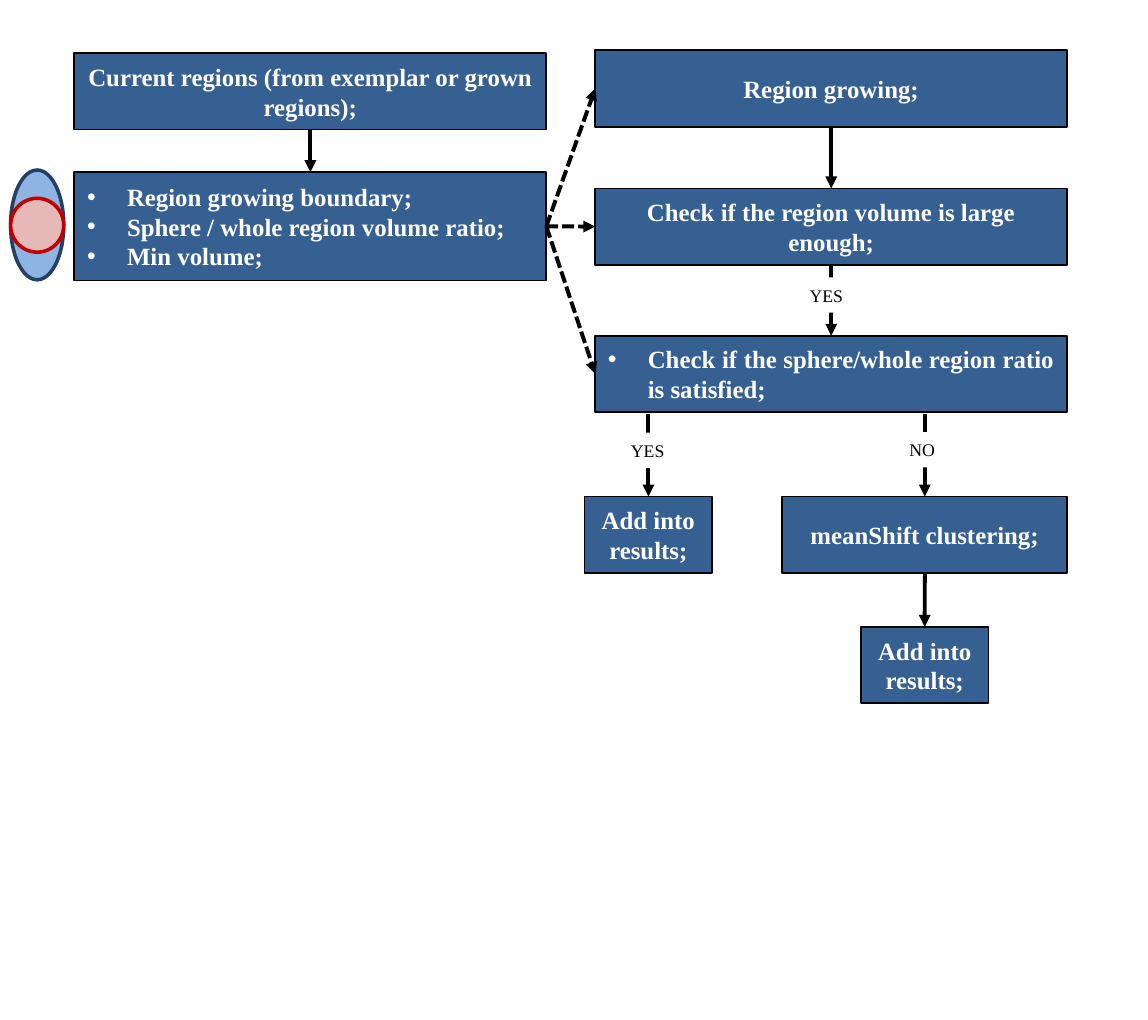
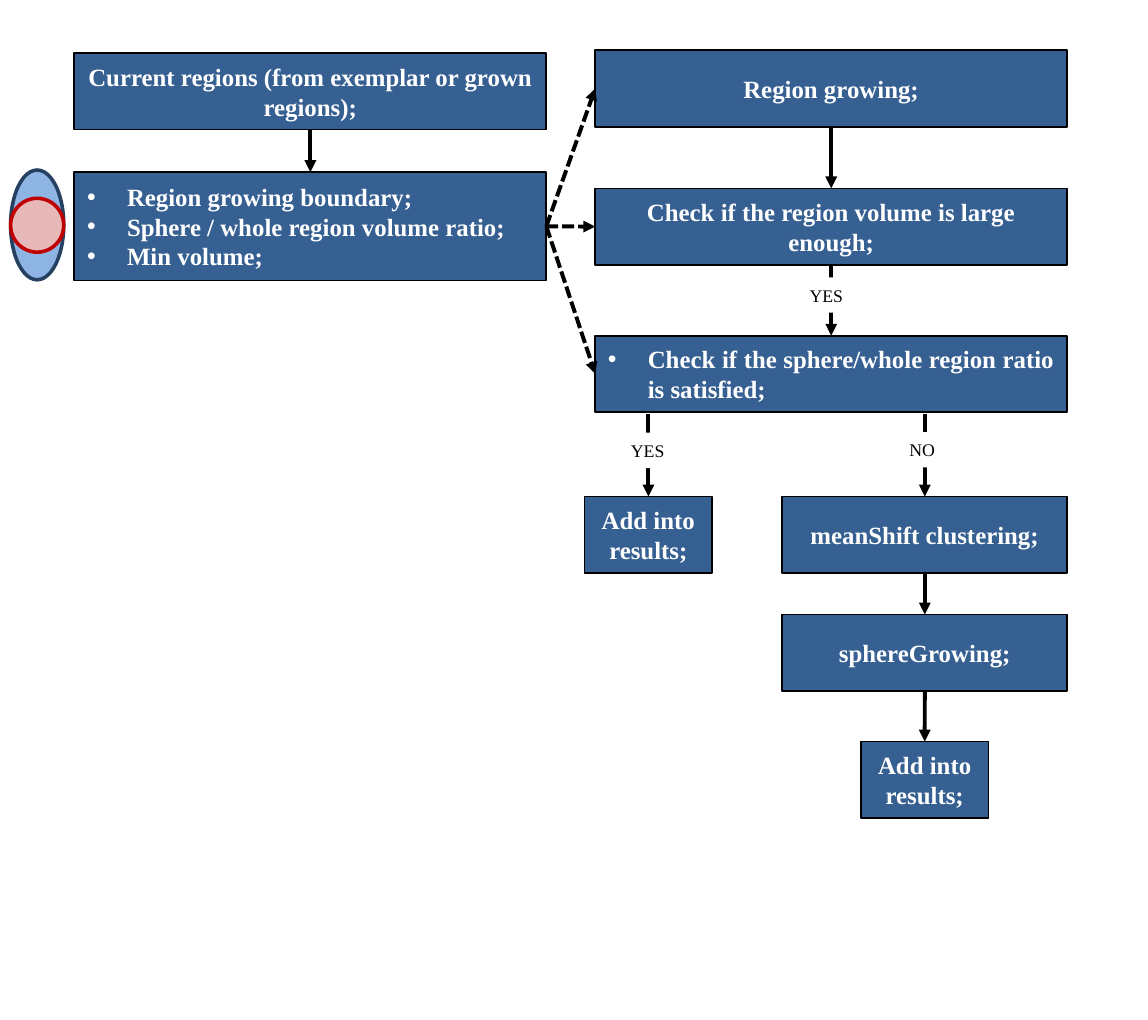
Before and after one commit to CBL-ORION/Vaa3D-tools-mirror, a slide deck: slide 2 of hackathon/xiang/cellSegmentation/scheme.pptx. Drawn at 1148x1020 pixels with LibreOffice and Linux fonts; fonts in the diff are those of the drawing. Boxes give left, top, right and bottom in pixels: in the first picture for what was removed or moved away, otherwise in the second. Text is boxed around its words. In the diff, an @@ line names an element or a change of style, - is before the commit and + after.

```diff
--- a/hackathon/xiang/cellSegmentation/scheme.pptx
+++ b/hackathon/xiang/cellSegmentation/scheme.pptx
@@ arrow added from (925, 573) to (925, 615), #000000 2.25 pt @@
@@ rectangle added at box(782, 615, 1066, 691), fill #376092, outline #000000 1 pt, 14 pt, text #FFFFFF, bold @@
+sphereGrowing;
@@ arrow moved from (925, 573) - (925, 628) to (925, 691) - (925, 742) @@
@@ rectangle "Add into results;": place and size @@
-rectangle "Add into results;" at box(861, 628, 989, 704)
+rectangle "Add into results;" at box(861, 742, 989, 819)
```
Also in this commit, not shown: 1 other slide changed, 2 other files.
